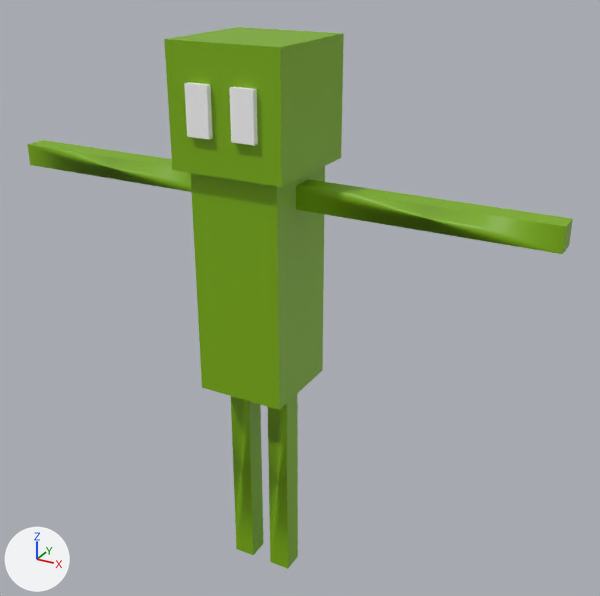
Two versions of the FBX model Assets/PlayerFbx/player1.fbx, one commit apart.
Before and after are seen from a camera (50 mm lens) standing at (0.0175, -0.0284, 0.0286) and looking at (0.0012, 0.0012, 0.0138). Every picture has the same lights, and +X, +Y and +Z are marked at lower left. Where no turn or scale is listed for an object, it has been applied to the vertices. Vertices at the same position are counted once.
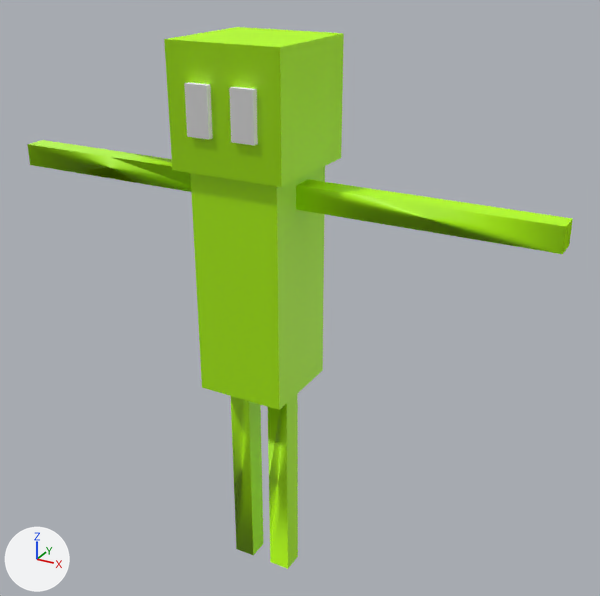
Changed parts and their boxes (x1, y1, x2, y2) in the pictures (600 x 596 px):
'pCube14', recoloured, shading changed
    both: (27, 27, 573, 569)

Edits to the bpy script that builds the scene:
```text
Change mat_lambert3:
    mat_lambert3.base_color: (0.205, 0.44, 0.0) -> (0.467, 1.0, 0.0)  # green #7db100 -> green #b6ff00
Change me_mesh:
    where me_mesh.from_pydata(...)  # 80 vertices, 144 faces; spans x -0.0125..0.0125, y -0.0027..0.0025, z 0.0..0.025
    used by ob_pcube14; location = (0.0, 0.0, 0.0)
    me_mesh part 1: its shading normals changed
```
